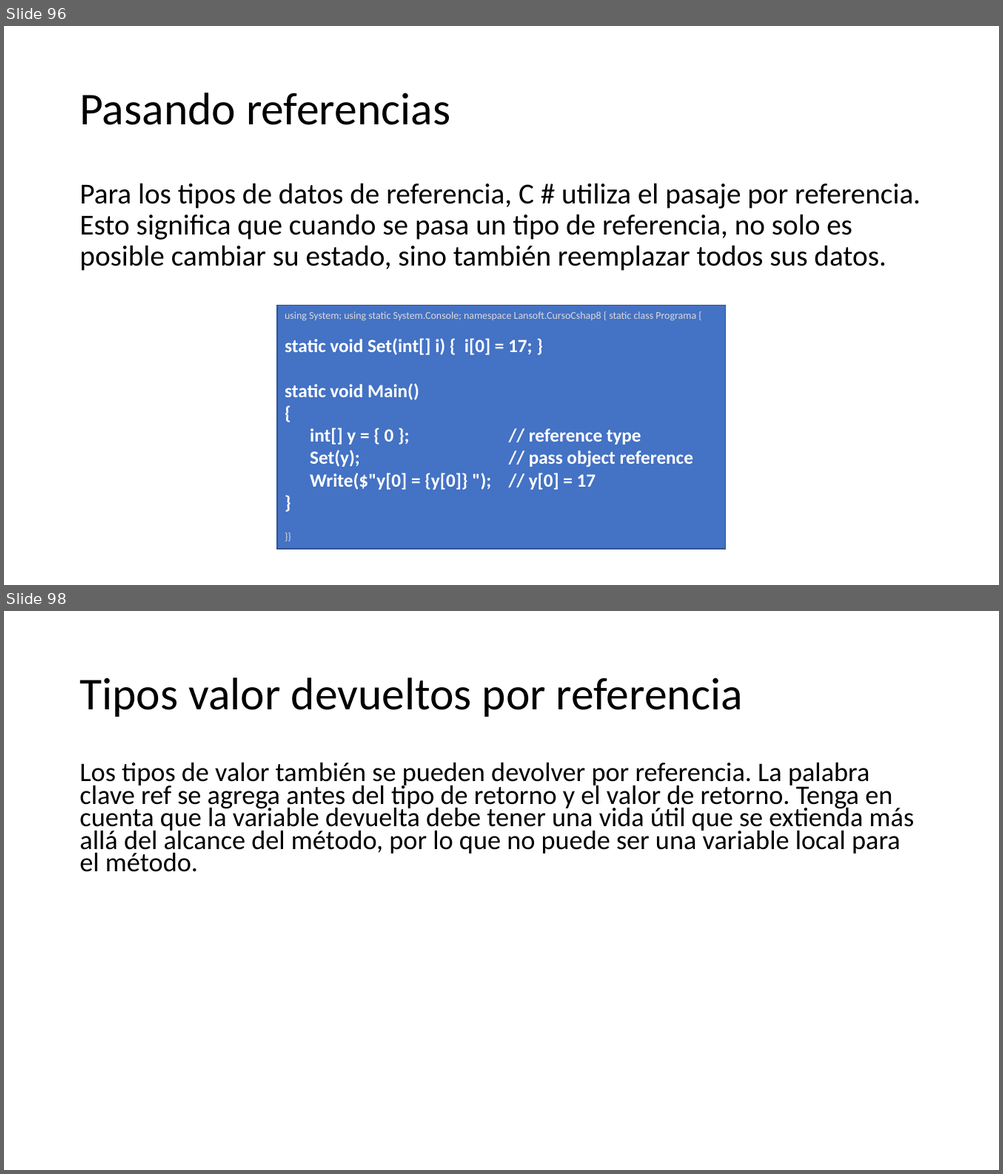
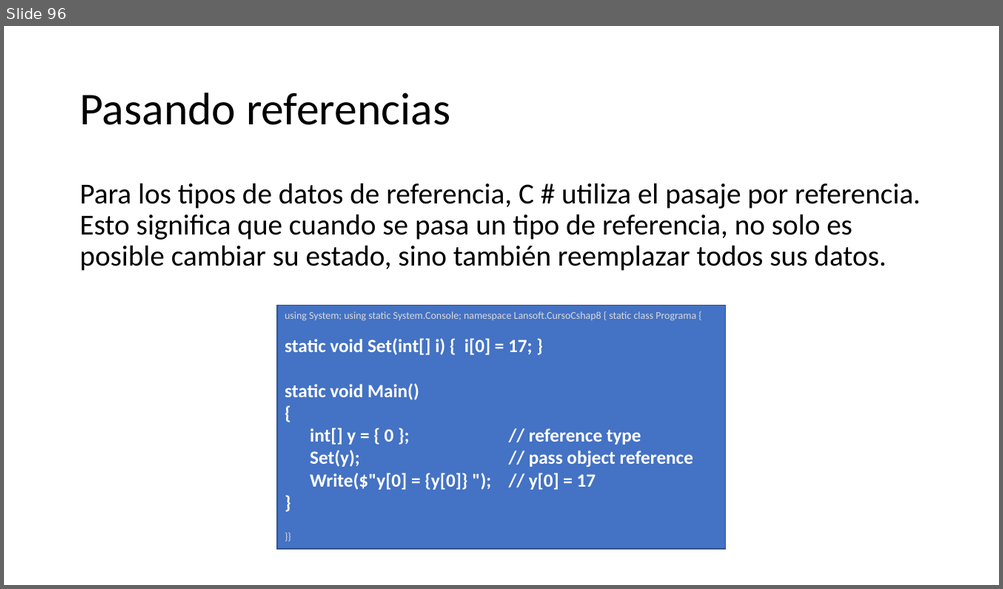
Before and after one commit to AlbertOsinaga/CursoCSharp__8, a slide deck: CSharpQuickReferencia.pptx. Shown one above the other, each under a label of ours: slides 96 and 98 before the commit, slide 96 after it; the slides between them are not shown. The pictures are 1003x1174 and 1003x589 pixels, drawn with LibreOffice and Linux fonts; fonts in the diff are those of the drawing. Boxes give left, top, right and bottom in pixels: in the first picture for what was removed or moved away, otherwise in the second. Text is boxed around its words. In the diff, an @@ line names an element or a change of style, - is before the commit and + after.

```diff
--- a/CSharpQuickReferencia.pptx
+++ b/CSharpQuickReferencia.pptx
@@ slide 98 removed at (4,611,999,1170), background #FFFFFF @@
@@ title removed at (79,678,743,717) @@
-Tipos valor devueltos por referencia
@@ text removed at (79,762,914,872) @@
-Los tipos de valor también se pueden devolver por referencia. La palabra clave ref se agrega antes del tipo de retorno y el valor de retorno. Tenga en cuenta que la variable devuelta debe tener una vida útil que se extienda más allá del alcance del método, por lo que no puede ser una variable local para el método.
```
Also in this commit, not shown: 2 slides changed, 2 slides added, 1 other slide removed, 2 other files.
